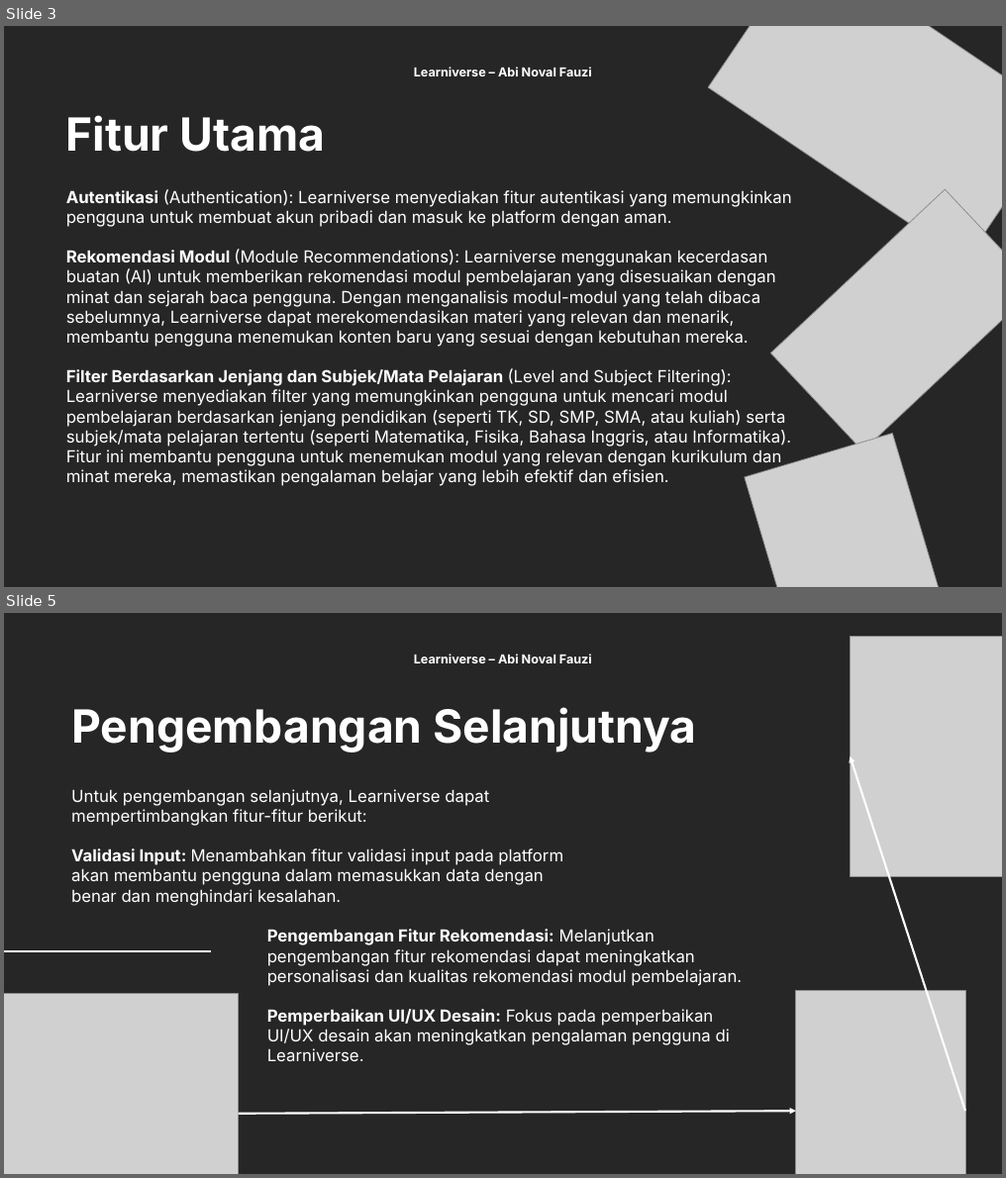
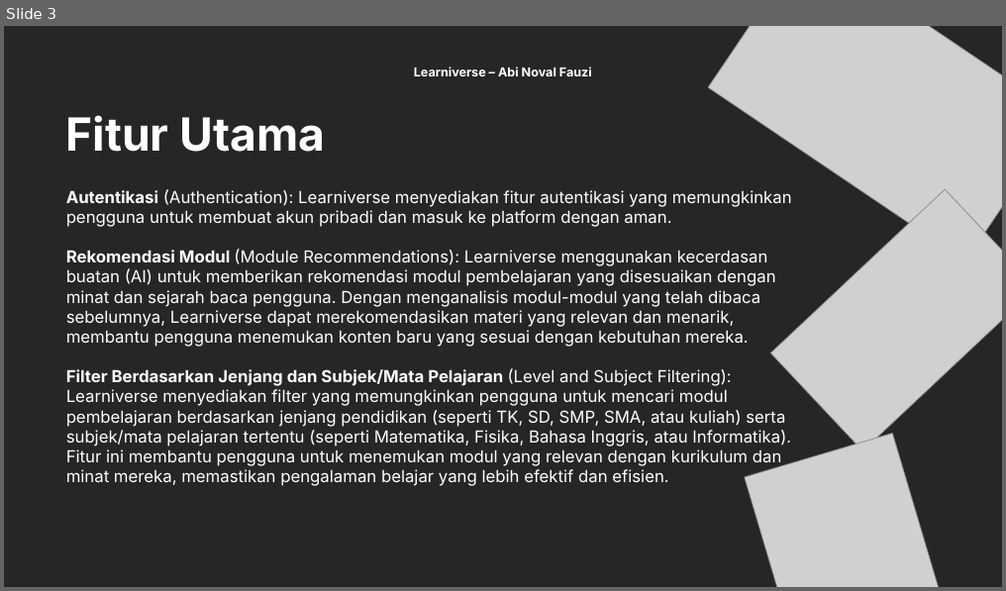
Before and after one commit to kimmyxpow/learniverse, a slide deck: PPT.pptx. Shown one above the other, each under a label of ours: slides 3 and 5 before the commit, slide 3 after it; the slides between them are not shown. The pictures are 1006x1178 and 1006x591 pixels, drawn with LibreOffice and Linux fonts; fonts in the diff are those of the drawing; grey boxes stand for pictures; background and template pictures are left out. Boxes give left, top, right and bottom in pixels: in the first picture for what was removed or moved away, otherwise in the second. Text is boxed around its words. In the diff, an @@ line names an element or a change of style, - is before the commit and + after.

```diff
--- a/PPT.pptx
+++ b/PPT.pptx
@@ slide 5 removed at bbox=[4, 613, 1002, 1174], background #262626 @@
@@ picture removed at bbox=[849, 636, 1002, 876] @@
@@ text removed at bbox=[414, 654, 592, 663] @@
-Learniverse – Abi Noval Fauzi
@@ text removed at bbox=[71, 707, 697, 753] @@
-Pengembangan Selanjutnya
@@ arrow removed from (965, 1112) to (849, 756) @@
@@ text removed at bbox=[71, 789, 563, 906] @@
-Untuk pengembangan selanjutnya, Learniverse dapat mempertimbangkan fitur-fitur berikut:
-Validasi Input: Menambahkan fitur validasi input pada platform akan membantu pengguna dalam memasukkan data dengan benar dan menghindari kesalahan.
@@ text removed at bbox=[267, 929, 742, 1061] @@
-Pengembangan Fitur Rekomendasi: Melanjutkan pengembangan fitur rekomendasi dapat meningkatkan personalisasi dan kualitas rekomendasi modul pembelajaran.
-Pemperbaikan UI/UX Desain: Fokus pada pemperbaikan UI/UX desain akan meningkatkan pengalaman pengguna di Learniverse.
@@ line removed from (211, 952) to (4, 952) @@
@@ picture removed at bbox=[4, 994, 239, 1174] @@
@@ picture removed at bbox=[796, 991, 965, 1174] @@
@@ arrow removed from (239, 1114) to (796, 1112) @@
```
Also in this commit, not shown: 1 slide changed, 1 slide added.
